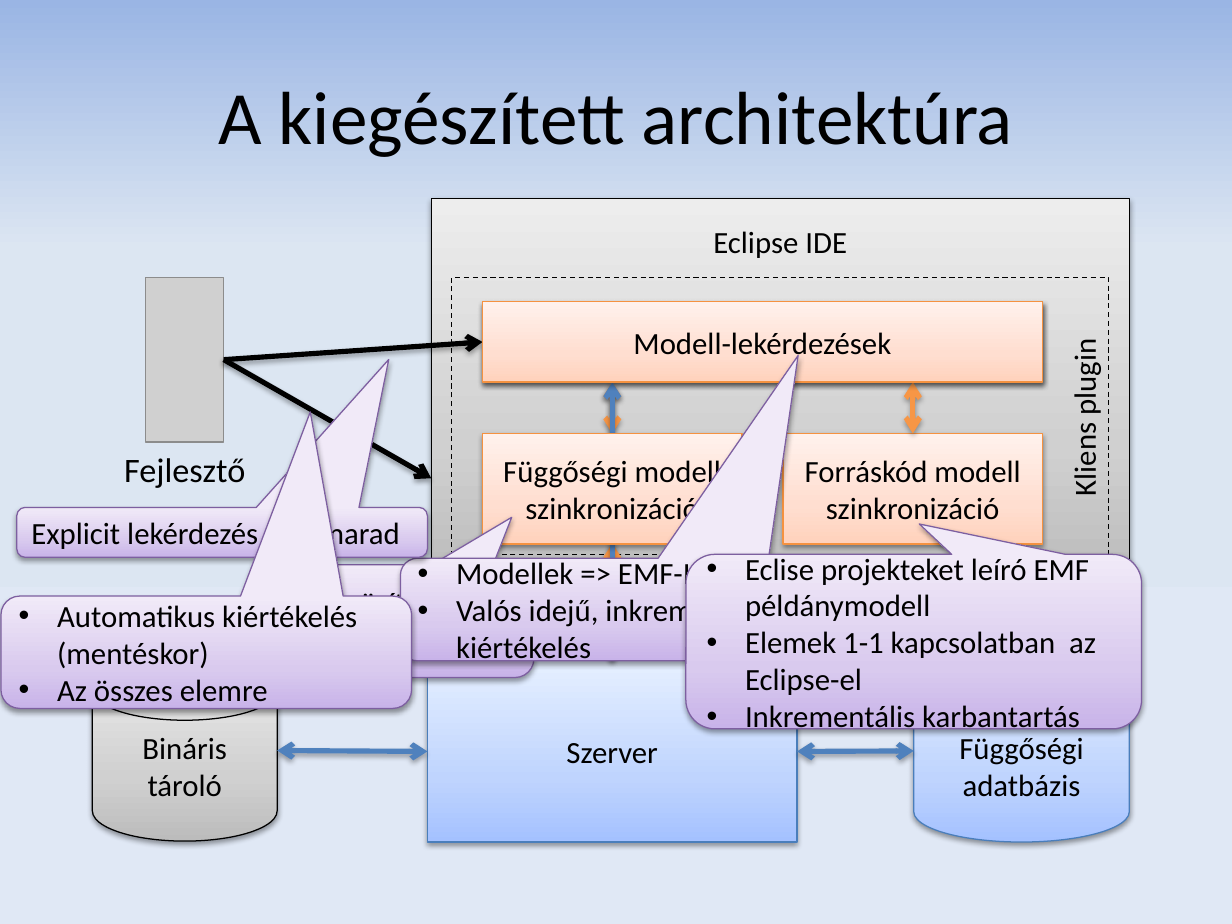
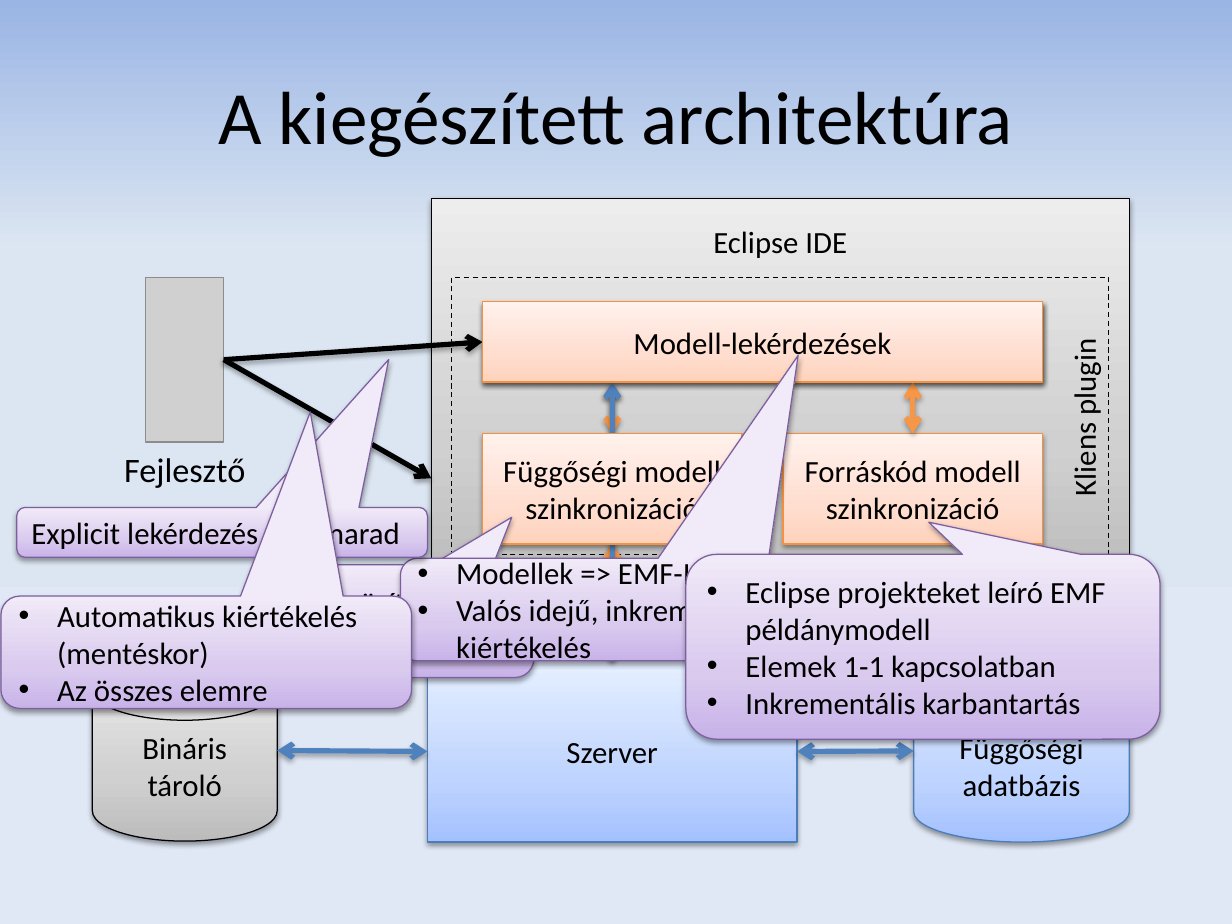
Before and after one commit to donat/incquery-deps, a slide deck: slide 11 of incquery-deps-documentation/presentation/tdk_pres_hu_v2.pptx. Drawn at 1232x924 pixels with LibreOffice and Linux fonts; fonts in the diff are those of the drawing; grey boxes stand for pictures. Boxes give left, top, right and bottom in pixels: in the first picture for what was removed or moved away, otherwise in the second. Text is boxed around its words. In the diff, an @@ line names an element or a change of style, - is before the commit and + after.

Commit message:
Typos fixed

```diff
--- a/incquery-deps-documentation/presentation/tdk_pres_hu_v2.pptx
+++ b/incquery-deps-documentation/presentation/tdk_pres_hu_v2.pptx
@@ rounded speech box "Eclipse projekteket leíró EMF példánymodell": place and size @@
-rounded speech box "Eclipse projekteket leíró EMF példánymodell" at [686, 554, 1142, 729]
+rounded speech box "Eclipse projekteket leíró EMF példánymodell" at [686, 554, 1161, 739]
@@ text in rounded speech box at [745, 581, 1105, 682]: text changed @@
-• Eclise projekteket leíró EMF példánymodell
-• Elemek 1-1 kapcsolatban az Eclipse-el
+• Eclipse projekteket leíró EMF példánymodell
+• Elemek 1-1 kapcsolatban
```
Also in this commit, not shown: 5 other slides changed.
